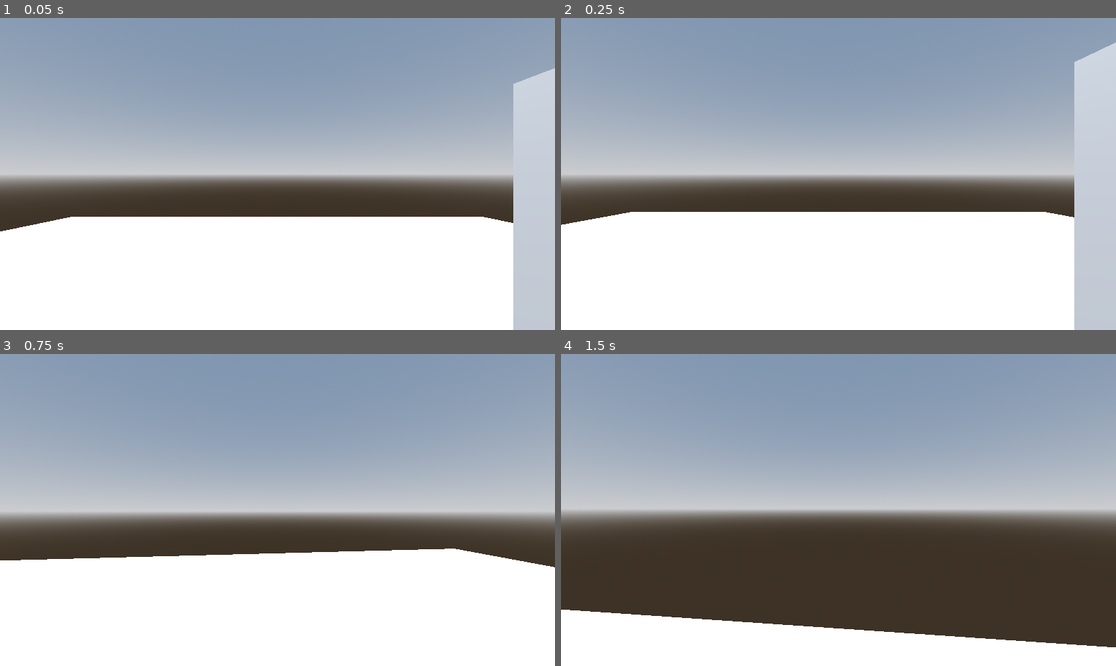
Above: before the commit, frames 1-4 (two rows, left to right).
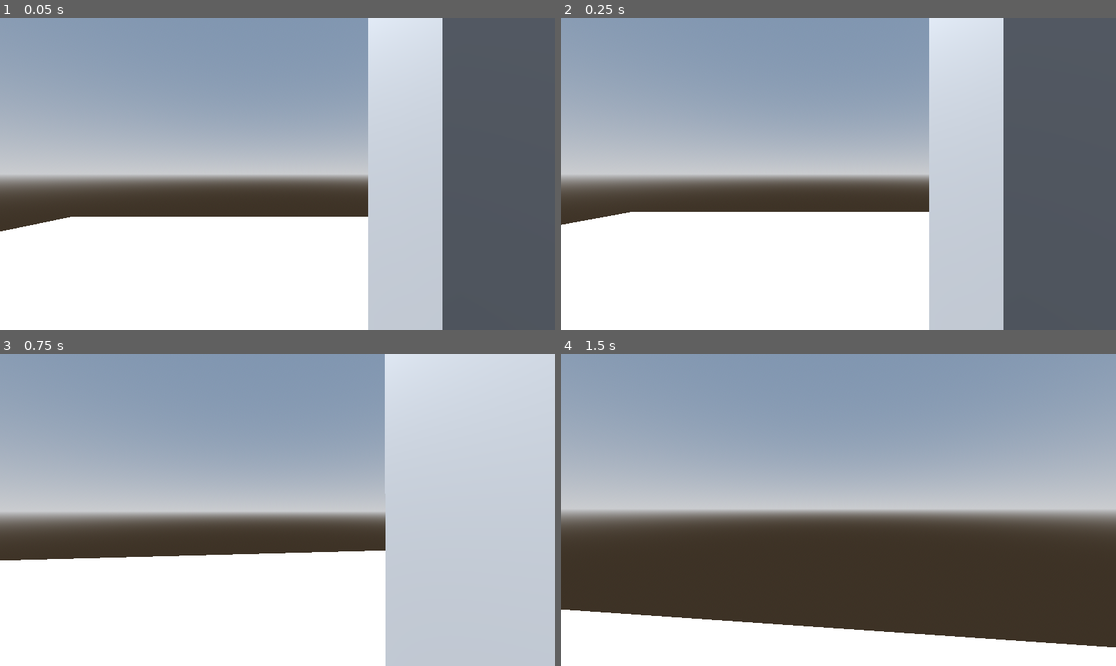
Above: after the commit, the same moments.

Repository: Redii9/Projekt_Gra_FPS
Game: Godot game, scene res://Scenes/main.tscn
The game is run twice, just before and just after one commit, with the same random seed, the same clock (stepped at 60 frames per second) and the same inputs.
Inputs (mouse positions are in pixels of both pictures, inside the frame that each line leads up to):
- Up to frame 1 (0.05 s): no input
- Up to frame 2 (0.25 s): no input
- Up to frame 3 (0.75 s): tap Enter at 0.5 s; move the mouse to (305, 510) at 0.52 s; hold W (forward) from 0.53 s (still down)
- Up to frame 4 (1.5 s): keep holding W (forward); tap Space (jump) at 0.77 s; move the mouse to (810, 510) at 1.27 s

The runs differ from the first frame. In frame 1, 32% of the frame differs, in the area x 66-100%, y 0-100%; in frame 2, 32%; in frame 3, 27%; in frame 4, nothing differs.

Commit message:
Update main.tscn

Diff:
--- a/Scenes/main.tscn
+++ b/Scenes/main.tscn
@@ -30,8 +30,12 @@
 use_collision = true
 
 [node name="CSGBox3D2" type="CSGBox3D" parent="Terrain"]
-transform = Transform3D(4.13287, 0, 0, 0, 5.17991, 0, 0, 0, 1, 4.6487, 0.934497, -1.72282)
+transform = Transform3D(7.31322, 0, 0, 0, 11.8814, 0, 0, 0, 1, 4.6487, 0.934497, -1.72282)
 use_collision = true
+
+[node name="CSGCylinder3D" type="CSGCylinder3D" parent="Terrain/CSGBox3D2"]
+transform = Transform3D(0.590273, 0, 0, 0, -0.000987793, -0.446669, 0, 1.04901, -0.0593757, 0.0424971, 0.108236, 0.0973535)
+operation = 2
 
 [node name="Player" parent="." instance=ExtResource("1_jjgbg")]
 transform = Transform3D(1, 0, 0, 0, 1, 0, 0, 0, 1, 0, 1.75495, 0)
